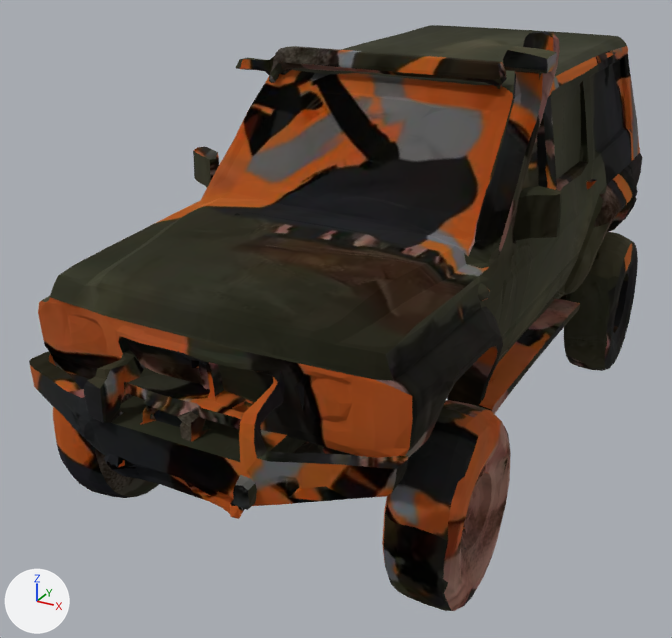
A saved change to the glTF model assets/fp/cdn/e8d4f17c-19a0-4d0c-a27e-ebaf60e4596a.glb.
One viewpoint serves both versions: a camera (50 mm lens) standing at (0.478, -1.049, 0.386) and looking at (-0.054, -0.08, -0.098). Lighting does not change. The marker at lower left points along +X, +Y and +Z. The first picture is the older version. Where no turn or scale is listed for an object, it has been applied to the vertices.

Objects in the first picture: 'geometry_0'.
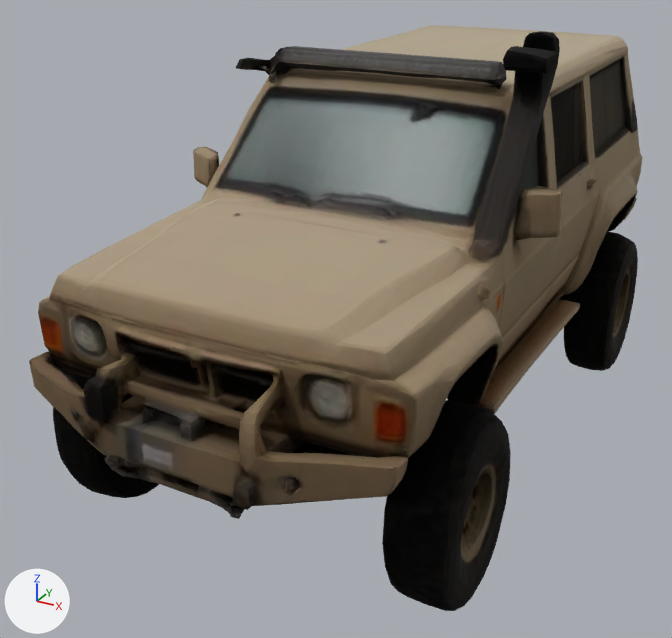
The edits, one by one:
Picture 'Image_0' (img_image_0) is new.
Material 'Material_0' (mat_material_0) changes its picture from img_basecolor_webp to img_image_0.

Boxes [x1, y1, x2, y2] around the edits, measured in the pictures (672 x 638 px):
'geometry_0', surface changed: [29, 25, 642, 611] in both
